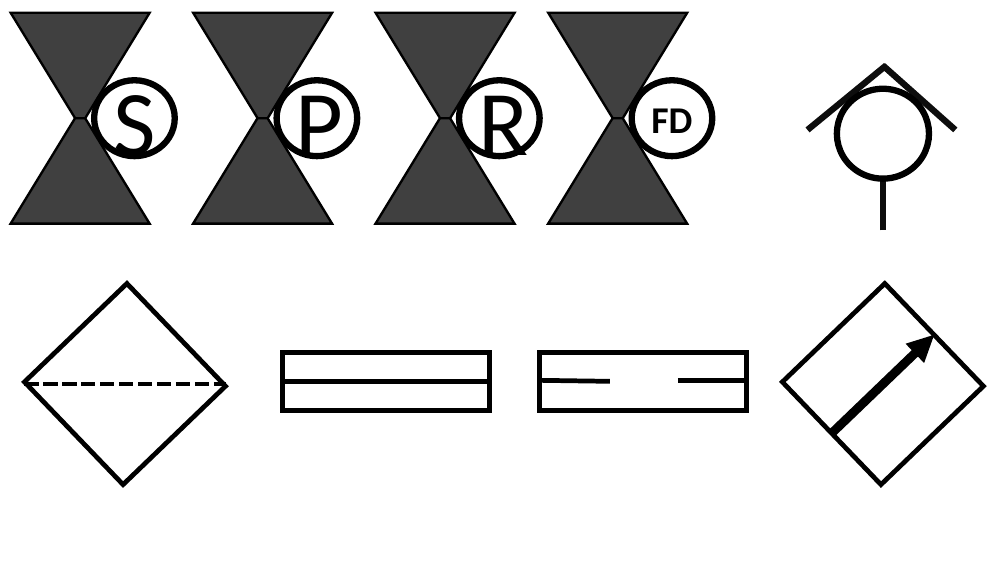
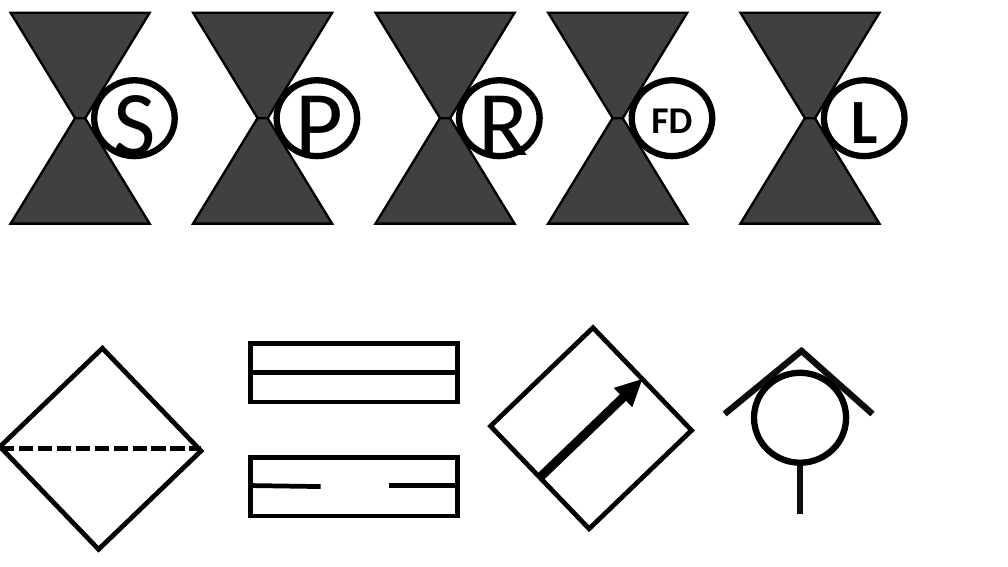
Before and after one commit to maxxonair/BlueBook-Descent-and-Landing-Analysis-Toolkit-DaLAT, a slide deck: slide 3 of images/propulsionElements/rcsMockups.pptx. Drawn at 1008x567 pixels with LibreOffice and Linux fonts; fonts in the diff are those of the drawing. Boxes give left, top, right and bottom in pixels: in the first picture for what was removed or moved away, otherwise in the second. Text is boxed around its words. In the diff, an @@ line names an element or a change of style, - is before the commit and + after.

```diff
--- a/images/propulsionElements/rcsMockups.pptx
+++ b/images/propulsionElements/rcsMockups.pptx
@@ trapezoid added at bbox=[741, 13, 880, 118], fill #404040, outline #000000 2.25 pt @@
@@ ellipse added at bbox=[824, 80, 905, 156], fill #FFFFFF, outline #000000 6 pt, 60 pt, text #000000, bold @@
+L
@@ trapezoid added at bbox=[741, 118, 880, 223], fill #404040, outline #000000 2.25 pt @@
@@ rectangle: place and size @@
-rectangle at bbox=[783, 284, 984, 485]
+rectangle at bbox=[491, 327, 692, 529]
@@ rectangle: place and size @@
-rectangle at bbox=[24, 284, 225, 485]
+rectangle at bbox=[0, 348, 201, 549]
@@ rectangle: place and size @@
-rectangle at bbox=[283, 352, 490, 411]
+rectangle at bbox=[250, 343, 457, 402]
@@ 3 lines, 1 ellipse: place and size @@
-3 lines, 1 ellipse at bbox=[808, 66, 956, 231]
+3 lines, 1 ellipse at bbox=[725, 349, 873, 514]
@@ line moved from (283, 382) - (490, 382) to (250, 373) - (457, 373) @@
@@ arrow moved from (832, 433) - (935, 335) to (540, 478) - (643, 379) @@
@@ line moved from (24, 384) - (225, 384) to (0, 449) - (201, 449) @@
@@ 2 lines, 1 rectangle: place and size @@
-2 lines, 1 rectangle at bbox=[540, 352, 747, 411]
+2 lines, 1 rectangle at bbox=[250, 457, 457, 516]
```
Also in this commit, not shown: 1 slide added, 37 other files.
